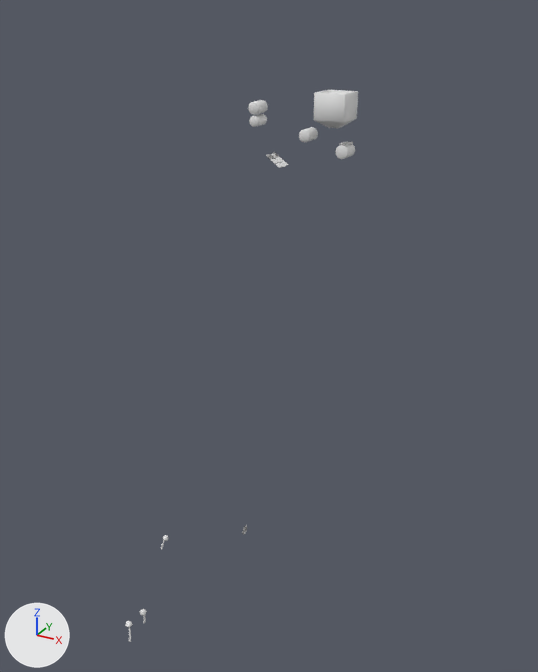
Two versions of the Blender file Game/Dungeon.blend, one commit apart.
Camera for both pictures: a 50 mm camera at (39.0, -65.0, 63.0) aimed at (-49.0, 95.0, -17.0). The lights are fixed; the arrows at lower left show +X, +Y and +Z. The same objects are shown in both versions, whatever each file hides.

Script lines for the objects in view, before the commit:
```python
me_cube_004 = bpy.data.meshes.new('Cube.004')
me_cube_004.from_pydata(...)  # 12 vertices, 8 faces; spans x -1.0..1.0, y -1.0..1.0, z -1.07..1.0
me_cube_004.polygons.foreach_set('use_smooth', [True] * 8)
me_mushroom = bpy.data.meshes.new('Mushroom')
me_mushroom.from_pydata(...)  # 55 vertices, 54 faces; spans x -0.32..5.47, y -1.85..0.3, z -0.85..0.85
me_mushroom.polygons.foreach_set('use_smooth', [True] * 54)
me_mushroom.materials.append(mat_mushroom)  # white #e7e7e7
ob_cube = bpy.data.objects.new('Cube', me_cube_004)
ob_cube.location = (-56.0, 150.0, 35.0)
ob_cube.scale = (5.0, 5.0, 5.0)
_m = ob_cube.modifiers.new('Solidify', 'SOLIDIFY')
_m.thickness = 0.3
_m.nonmanifold_thickness_mode = 'FIXED'
_m.nonmanifold_merge_threshold = 0.0003
_m = ob_cube.modifiers.new('Bevel', 'BEVEL')
_m.width = 0.02
_m.width_pct = 0.02
_m.limit_method = 'NONE'
_m.spread = 0.0
ob_g_mushroom = bpy.data.objects.new('G_Mushroom', None)
ob_g_mushroom.parent = ob_bottomroom_001
ob_g_mushroom.matrix_parent_inverse = Matrix(((1.0, 0.0, 0.0, 76.45), (0.0, 1.0, 0.0, -41.76), (0.0, 0.0, 1.0, 61.63), (0.0, 0.0, 0.0, 1.0)))
ob_g_mushroom.location = (-67.78, 50.97, -94.83)
ob_g_mushroom.rotation_euler = (-0.0146, -0.168, -1.771)  # degrees (-0.8, -9.6, -101)
ob_g_mushroom.show_instancer_for_render = False
ob_g_mushroom.instance_type = 'COLLECTION'
ob_g_mushroom.instance_collection = col_g_mushroom
ob_mush_mesh = bpy.data.objects.new('Mush_Mesh', me_mushroom)
ob_mush_mesh.location = (0.0, 0.0, 0.0)
ob_mush_mesh.rotation_euler = (0.0, -1.571, 0.0)  # degrees (0, -90, 0)
ob_mush_sporespawn = bpy.data.objects.new('Mush_SporeSpawn', None)
ob_mush_sporespawn.location = (0.0, -1.1, 4.7)
```
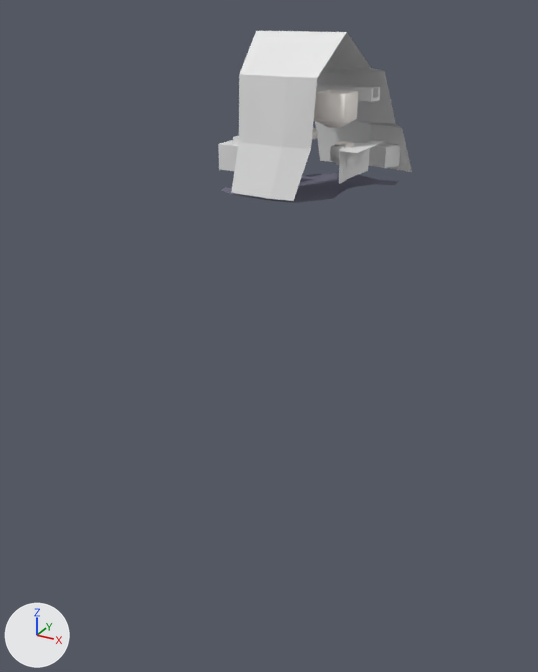
What changed in the scene script:
```text
Add me_cube_005_1:
    me_cube_005_1.from_pydata(...)  # 16 vertices, 13 faces; spans x -7.33..4.1, y -7.44..7.44, z -7.34..3.05
Add me_plane_008_1:
    me_plane_008_1.from_pydata(...)  # 32 vertices, 25 faces; spans x -3.2..8.3, y -10.9..12.5, z -7.8..1.7
    me_plane_008_1.polygons.foreach_set('use_smooth', [True] * 25)
Add me_cube_006_1:
    me_cube_006_1.from_pydata(...)  # 16 vertices, 9 faces; spans x -2.8..37.8, y 0.8..17.2, z -1.0..3.0
Add me_cube_007:
    me_cube_007.from_pydata(...)  # a box spanning x -4.5..4.5, y -3.54..3.54, z -3.54..3.54
Add me_plane_009_1:
    me_plane_009_1.from_pydata(...)  # 26 vertices, 14 faces; spans x -25.4..23.0, y -24.6..24.5, z 0.0
    me_plane_009_1.materials.append(mat_waterinside)  # its picture is missing
Add me_plane_010_1:
    me_plane_010_1.from_pydata(...)  # 28 vertices, 17 faces; spans x -13.4..27.3, y -18.1..41.3, z -37.3..9.5
Change ob_g_mushroom:
    add ob_g_mushroom.hide_set(True)  # its collection is switched off
Change ob_cube:
    ob_cube.scale: (5.0, 5.0, 5.0) -> (1.0, 1.0, 1.0)
    ob_cube: bpy.data.objects.new('Cube', me_cube_004) -> bpy.data.objects.new('Cube', me_cube_005_1)
    ob_cube.location: (-56.0, 150.0, 35.0) -> (-86.3, 150.0, 21.8)
Change ob_mush_sporespawn:
    ob_mush_sporespawn.location: (0.0, -1.1, 4.7) -> (0.0, 0.0, 0.0)
Change ob_mush_mesh:
    ob_mush_mesh.rotation_euler: (0.0, -1.571, 0.0) -> (0.0, 0.0, 0.0)  # degrees (0, -90, 0) -> degrees (0, 0, 0)
Add ob_flowerbox:
    ob_flowerbox = bpy.data.objects.new('FlowerBox', me_cube_004)
    ob_flowerbox.parent = ob_conveyor
    ob_flowerbox.matrix_parent_inverse = Matrix(((1.0, 0.0, 0.0, 65.0), (0.0, 1.0, 0.0, -150.0), (0.0, 0.0, 1.0, -20.0), (0.0, 0.0, 0.0, 1.0)))
    ob_flowerbox.location = (-56.0, 150.0, 35.0)
    ob_flowerbox.scale = (5.0, 5.0, 5.0)
    _m = ob_flowerbox.modifiers.new('Solidify', 'SOLIDIFY')
    _m.thickness = 0.3
    _m.nonmanifold_thickness_mode = 'FIXED'
    _m.nonmanifold_merge_threshold = 0.0003
    _m = ob_flowerbox.modifiers.new('Bevel', 'BEVEL')
    _m.width = 0.02
    _m.width_pct = 0.02
    _m.limit_method = 'NONE'
    _m.spread = 0.0
Add ob_plane:
    ob_plane = bpy.data.objects.new('Plane', me_plane_008_1)
    ob_plane.location = (-52.3, 150.0, 22.9)
Add ob_cube_001:
    ob_cube_001 = bpy.data.objects.new('Cube.001', me_cube_006_1)
    ob_cube_001.location = (-87.0, 155.2, 37.1)
    _m = ob_cube_001.modifiers.new('Solidify', 'SOLIDIFY')
    _m.thickness = 1.0
    _m.use_even_offset = True
    _m.nonmanifold_thickness_mode = 'FIXED'
    _m.nonmanifold_merge_threshold = 0.0003
    _m = ob_cube_001.modifiers.new('Bevel', 'BEVEL')
    _m.spread = 0.0
Add ob_cube_002:
    ob_cube_002 = bpy.data.objects.new('Cube.002', me_cube_007)
    ob_cube_002.location = (-53.1, 185.3, 16.2)
    ob_cube_002.rotation_euler = (0.0, 0.0, -0.409)  # degrees (0, 0, -23)
Add ob_plane_001:
    ob_plane_001 = bpy.data.objects.new('Plane.001', me_plane_009_1)
    ob_plane_001.location = (-65.9, 156.7, 9.3)
Add ob_plane_002:
    ob_plane_002 = bpy.data.objects.new('Plane.002', me_plane_010_1)
    ob_plane_002.location = (-70.0, 150.0, 47.2)
```

Changed parts and their boxes (x1, y1, x2, y2) in the pictures (538 x 672 px):
'Plane.002', added: after (231, 31, 412, 201)
'Cube', reshaped, moved, rescaled: before (314, 90, 358, 128); after (218, 136, 239, 171)
'Plane.001', added: after (221, 173, 398, 203)
'FlowerBox', added: after (314, 90, 358, 128)
'Plane', added: after (330, 140, 386, 184)
'Cube.002', added: after (369, 143, 400, 168)
'Cube.001', added: after (316, 83, 380, 102)
'G_Mushroom', hidden: before (125, 621, 133, 642)
'G_Mushroom.001', no longer drawn: before (140, 609, 147, 623)
'G_Mushroom.002', no longer drawn: before (161, 535, 168, 549)
